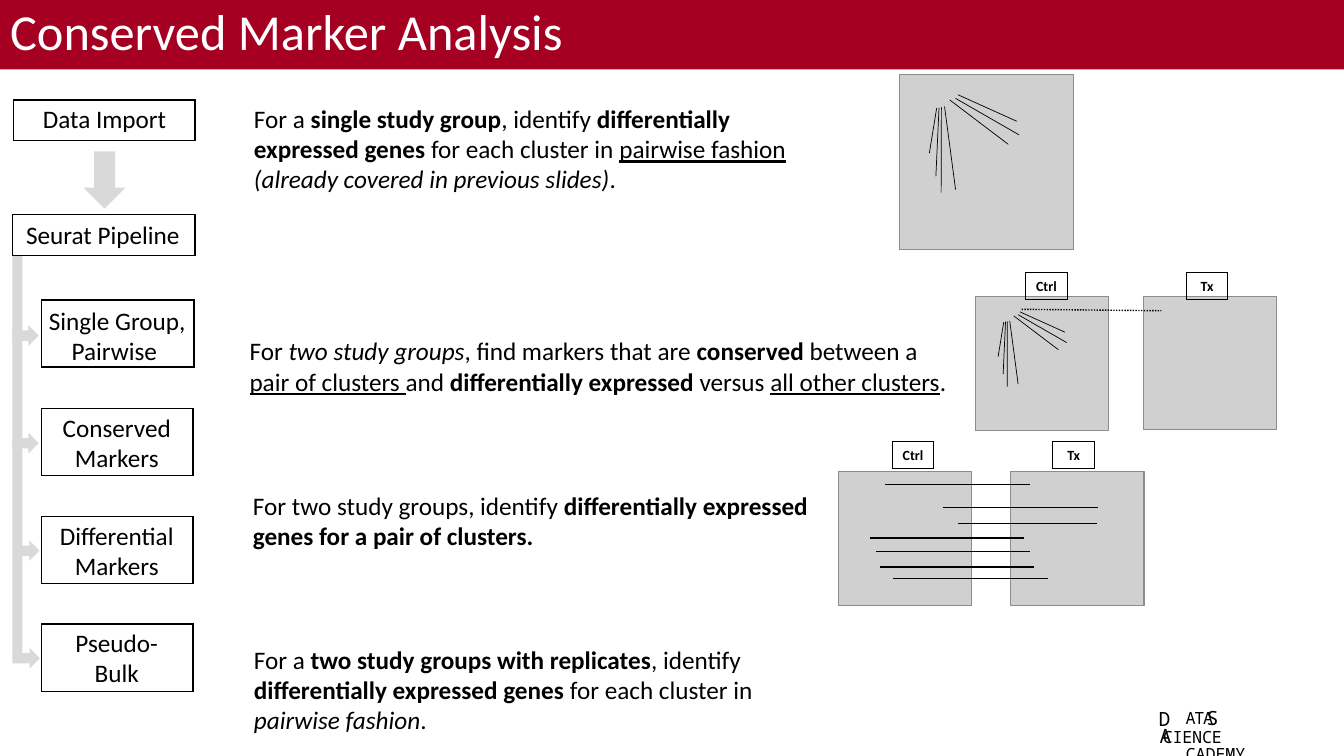
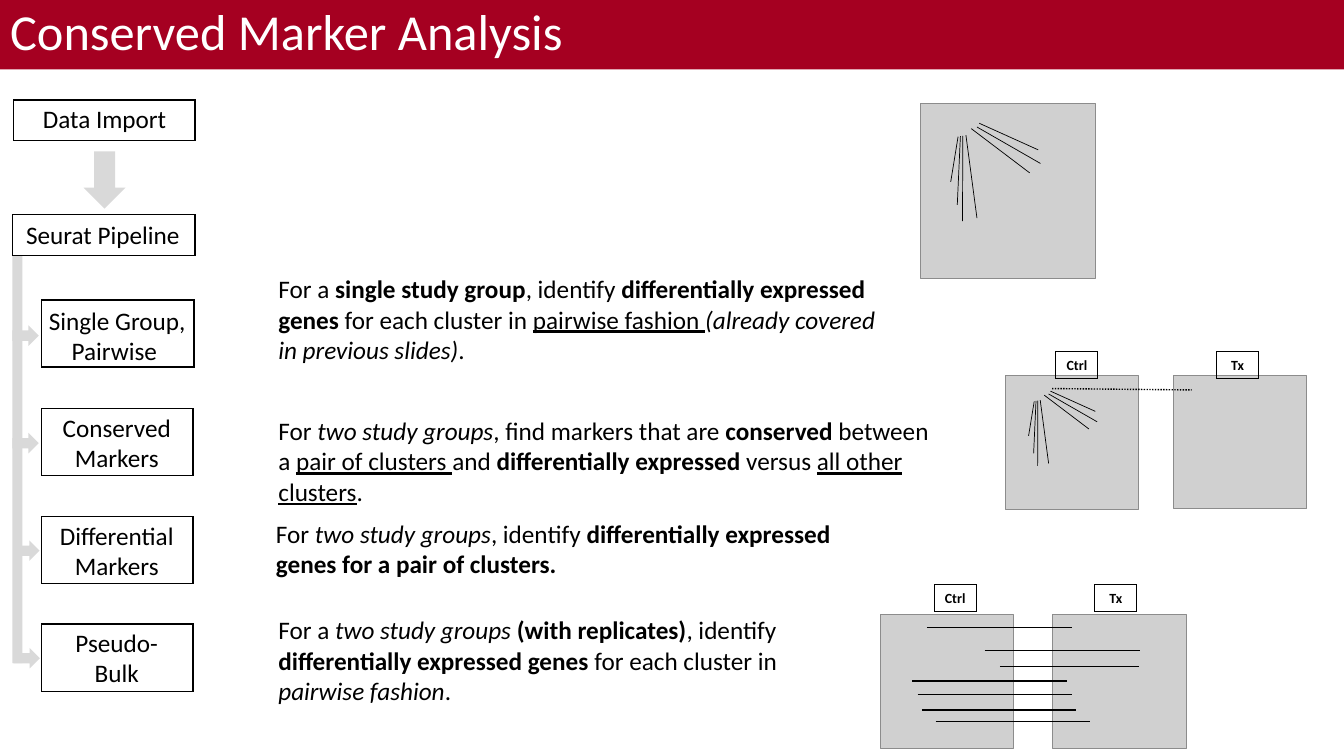
Before and after one commit to bacorli2/scrna_workshop, a slide deck: slide 2 of M5_Seurat_DGE_and_Exploratory/M5_Seurat_DGE_Exploratory.pptx. Drawn at 1344x756 pixels with LibreOffice and Linux fonts; fonts in the diff are those of the drawing; grey boxes stand for pictures; background and template pictures are left out. Boxes give left, top, right and bottom in pixels: in the first picture for what was removed or moved away, otherwise in the second. Text is boxed around its words. In the diff, an @@ line names an element or a change of style, - is before the commit and + after.

```diff
--- a/M5_Seurat_DGE_and_Exploratory/M5_Seurat_DGE_Exploratory.pptx
+++ b/M5_Seurat_DGE_and_Exploratory/M5_Seurat_DGE_Exploratory.pptx
@@ 7 lines, 1 picture: place and size @@
-7 lines, 1 picture at (899,75,1074,249)
+7 lines, 1 picture at (921,104,1095,278)
@@ text "For a single study group, ..." rewrapped from (254,110,786,192) to (278,280,875,363) @@
@@ text "For two study groups, find ..." rewrapped from (250,342,946,395) to (278,422,928,505) @@
@@ 8 lines, 2 pictures, 2 rectangles: place and size @@
-8 lines, 2 pictures, 2 rectangles at (975,272,1276,430)
+8 lines, 2 pictures, 2 rectangles at (1006,352,1307,509)
@@ text "For two study groups, identify ...": place and size @@
-text "For two study groups, identify ..." at (253,497,808,550)
+text "For two study groups, identify ..." at (276,525,830,578)
@@ text "For two study groups, identify ..." at (276,525,830,578): italic on in "two study groups," @@
@@ text at (278,620,777,704): text changed; bold off @@
-For a two study groups with replicates, identify differentially expressed genes for each cluster in pairwise fashion.
+For a two study groups (with replicates), identify differentially expressed genes for each cluster in pairwise fashion.
@@ 4 lines, 2 pictures, 1 rectangle: place and size @@
-4 lines, 2 pictures, 1 rectangle at (839,442,1144,605)
+4 lines, 2 pictures, 1 rectangle at (880,585,1186,748)
@@ rectangle added at (1097,682,1344,756), fill #FFFFFF @@
@@ line moved from (880, 568) - (1034, 568) to (923, 710) - (1077, 710) @@
@@ 2 lines, 1 rectangle: place and size @@
-2 lines, 1 rectangle at (885,442,1049,579)
+2 lines, 1 rectangle at (928,585,1090,722)
@@ group removed at (1159,711,1222,743): 4 texts @@
-ATA CIENCE
-CADEMY
-D
-S
-A
```
Also in this commit, not shown: 14 other slides changed, 2 other files.
